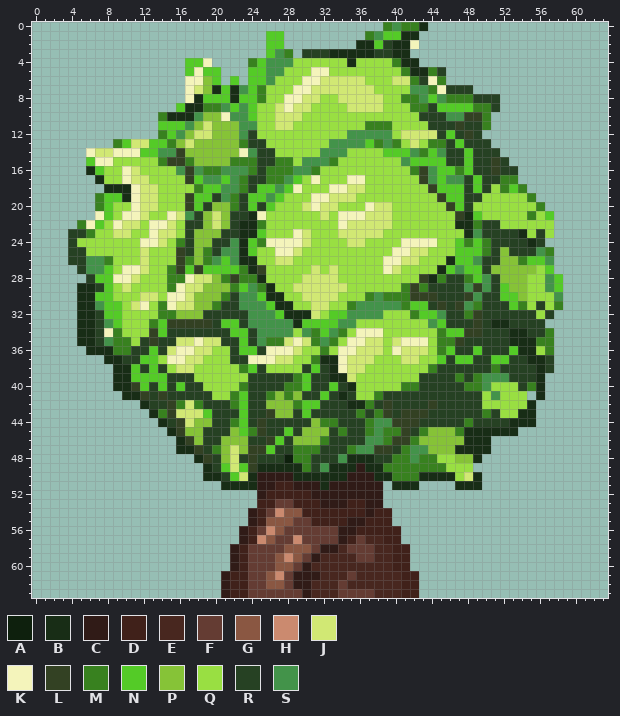
File history of a pixel-art file, SlimeQuest/Assets/Sprites/tree.aseprite. This is how it looked before the edit.
64x64 pixels, 1 frame.
Visible layers, top first: "tree leaves", "treestump".
Palette (. is transparent): A #0e200d  B #182d16  C #301b17  D #40211a  E #48271f  F #643c33  G #8a5742  H #cb8a6f  J #d1e874  K #f4f4bb  L #334123  M #38811f  N #54cb27  P #86c337  Q #99df42  R #264123  S #43934a
Pixels before, first column x 4:
 0 ...................................MSMMB...............
 1 ......................NN.........MSNNBB................
 2 ......................NN........BBNRBBK................
 3 ......................NSM.RRRBBBBBRRBB.................
 4 .............NNK....MNSSSQQQQQQBQQQQMBB................
 5 .............NKNN...NNSSQQQKKQQQQQQQQMBBMR.............
 6 .............KKPN.N.NNSQQQKKJJJJJQQQJJMRKM.............
 7 .............KJPBNBSNMQQQKKJJJJJJJQQQQSSMKRRR..........
 8 .............KBNNNBNNMQQKKJJQQJJJJJQQMMSNSMMMRRR.......
 9 ............NBBMMSNSNQQJKJJQQQQJJJJQQQMMRNNNNMMR.......
10 ..........MBBBSPPKSSNQQJJJQQQQQQQQQQQQQRRRSSLLM........
11 ..........NNNSPJPPPSSQQJJQQQQQQQQMMMQQQQRRRLRRM........
12 ..........MNSPJJPPPSRQQQQQQQQQQSSSSSQJJJJRNRLR.........
13 .....MNJJNNMPJPPPPPMRRQQQQQQQSSSSNMSMQJQMMRNRRR........
14 ..KJJKKKNNSSLPPPPPPKSRRQQQQQSSSQQQQNNNSMNSRRNRRR.......
15 ..NKKQQQQQMLLMPPPPMMMRRMMQSSSMQQQQQQQSNNNNRRNRRLR......
16 ..BNQQKJQQQQSLSMMSSSMRMMMSSMQQQQQQQQQQMLSNNMNRRLRR.....
17 ...BQQKJJQQQQLNSSNSMRRMMSNQKQQQKKQQQQQQLSNSSRNRRMM.....
18 ....BBBKJJQQQQMNNSSMRNNSNKQQQKKJJQQQQQQQLNNNRNRQMNM....
19 ...MNNBKJJQQQLNNRSMRNNSNQQQKKJJJQQQQQQQQQLNNRRQQQQQM...
20 ...MNQQKJJQQQLNRPPMRNRNQQQJKJJQQQKJJQQQQQQLNRQQQQQQQM..
21 ...KNQKKJQQKJSRPJPRRBKQQQQQQJQKKKJJJQQQQQQQLBNQQQQQMQN.
22 .MKNQKJJQKKJQRRPJPRBBMQQQQQQQQKJJJJJQQQQQQQBBMRRQQQQQQ.
23 RRMQQJJQQKJJQRPPPRRBBNQQQKJQQQJJJJJQQQQQQQQQBSRRRRBQRQ.
24 RQQQQQQQKKJQMRPPRRSBNMKKKKJQQQQJJQQQQKKKKQQNMNMRRRRBR..
25 RRQQQQQQJQQQLRPMRSSBNQQKKJQQQQQQQQQQKKJJQQQNNNMRPRRRSM.
26 RRSSMQQQJQQQLMPMSNSBBQQJJQQQQQQQQQQKKJJQQQBNNSRRPPMNNS.
27 .RSSNQKKJQQMLNLNNNNMBLQQQQQJQJQQQQQKJQQQQBNSNNRPPPPPQN.
28 ..RNNKKJQQQMMKJJPMLMMBQQQQJJJJQQQQQQQQQLBMRRMNSRPPPQQSN
29 .BBRNQJQQQQMKJJPPPMNSMBQQJJJJJJQQQQQQMLMRRRRSLSRNPPQQSN
30 .BBNNQQQJJQKKJPPPMRSSNBBQQJJJJQQQMSMMMLLLRRRLSRRNNPQQQS
31 .BBSNNQJKQMKJJPPMRRSSSNBBQQJJQQMSSSSSMNNRLRLSMRRRNMQRQM
32 .BBRNNQQQQMMPPPRRRRRSSSNBBBJQNNSSSSQQQMNNSRRMLRRRRRRQR.
33 .BBRSNQQQMNLLLLLRNNRSSSSSBNNNNSSQQQQQQQQSNRRRLRBBRRRR..
34 .BBRKMQQQLNRRRRRRRNNRSSSSQSMNSMQKKKQQQQQQMNNLLRRRBBRRM.
35 .BBRSMMQRLRRJJKJJRRNRSMMJKJMSMQKKJJQJKKKQMMLRRRRRBBBMM.
36 ..BBBMMRRNRJKKJJQQRNNRKKKJQQMQKKJJJQKJJJQMNRRNRRRNBBQM.
37 ....BBRRNNQKKJJQQQRRKKKJJQQMBBKJJJQQQJJQQNRNNRRNNRRBBR.
38 .....BBNRNRQJJQQQQQMNRQQQQRNRBKJJQQQQQQQMRRRRRRMRRRRBR.
39 .....BBNNNNRRRQQQQQQRRRRRMNRRBBJQQQQQQQRRRRMRMSSSRRRB..
40 .....BBLNRNRNRRQQQQMRRRRMMNRRNRBQQQQQMMRRRRRMMSQQQRMB..
41 ......BBLRLRRRRRQQMNRRMPMPRRNRBRQQMRRRRRRRRRRRQSQQQ.B..
42 ........BRRLMJMRRRMNRRPPPMNNRRRBBMRLRRRRLRRRRRQQQQQB...
43 .........BMLJJJNRRRNRRLPPRNRRRRRMRMLRLLLRRRRRRMRQQBB...
44 ..........BRLJPPRRMNRLRRRRRPMMRRRMSSLLLRRRRRMRRRRBBB...
45 ...........BLPPRRRPNMLRRNRPPPRMRRMSMMLRMPPPMBBBBBB.....
46 ............BLPRRPPPRRLNRPPPMRRRRSSMLLMPPPPPBBB........
47 ............BBLRMPJPLLNRRMMMRRRMSSLLRMSSPPPBBBB........
48 ..............BLRPJRLRRRAMMRRRSBBBRRMMSMMQQPPB.........
49 ...............BRNJNLBBBBBMRSBBBCBBMMMMMMMQQQ..........
50 ...............BBRNJBCCCCBBBBBBCCCBBMMMBBBBQJB.........
51 .................BBBBCCDDCCCBCCCCCC.BBB....BBB.........
52 .....................CDDDDDCCCCCCCC....................
53 .....................DDFFDDDCCCDDCC....................
54 ....................CDFHGGDDDDDDDCDD...................
55 ....................CDGGGFFDDDDCCDDD...................
56 ...................CDFHGFFFFFFCCDDDDD..................
57 ...................CDHGFFHFFFFCDFEEDD..................
58 ..................CDFFFFGGGFCCEFFFEEDD.................
59 ..................CDFFFGHGFCEEEEFFEEDD.................
60 ..................CDFFFGGFCEEEEEEEEEDD.................
61 .................CDDFFGHFCCCEEEFEEEEEDD................
62 .................CDDFFGGFCCEEEFEEEEEEDD................
63 .................CDDFFFFFFCEEEFFFFEEEDD................
The result:
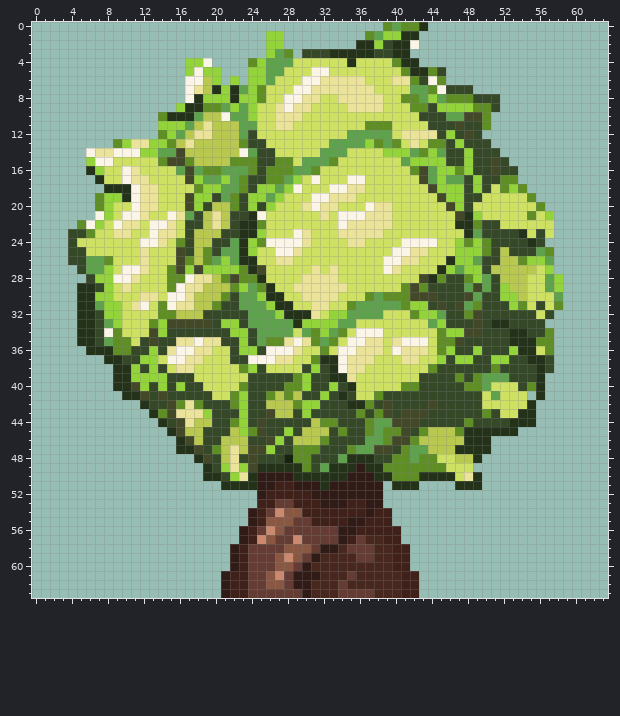
Author's note on the commit: tree updated and I made a house
The exact change:
Colour A changes from #0e200d to #16230f.
Colour B changes from #182d16 to #233219.
Colour J changes from #d1e874 to #ece39a.
Colour K changes from #f4f4bb to #fbf5e8.
Colour L changes from #334123 to #434828.
Colour M changes from #38811f to #5f8e25.
Colour N changes from #54cb27 to #93d43b.
Colour P changes from #86c337 to #b9c94f.
Colour Q changes from #99df42 to #cee163.
Colour R changes from #264123 to #354828.
Colour S changes from #43934a to #5fa24d.
Where, in picture pixels (left, top, right, bottom), the same in both pictures:
changed: (68, 22, 563, 490)
